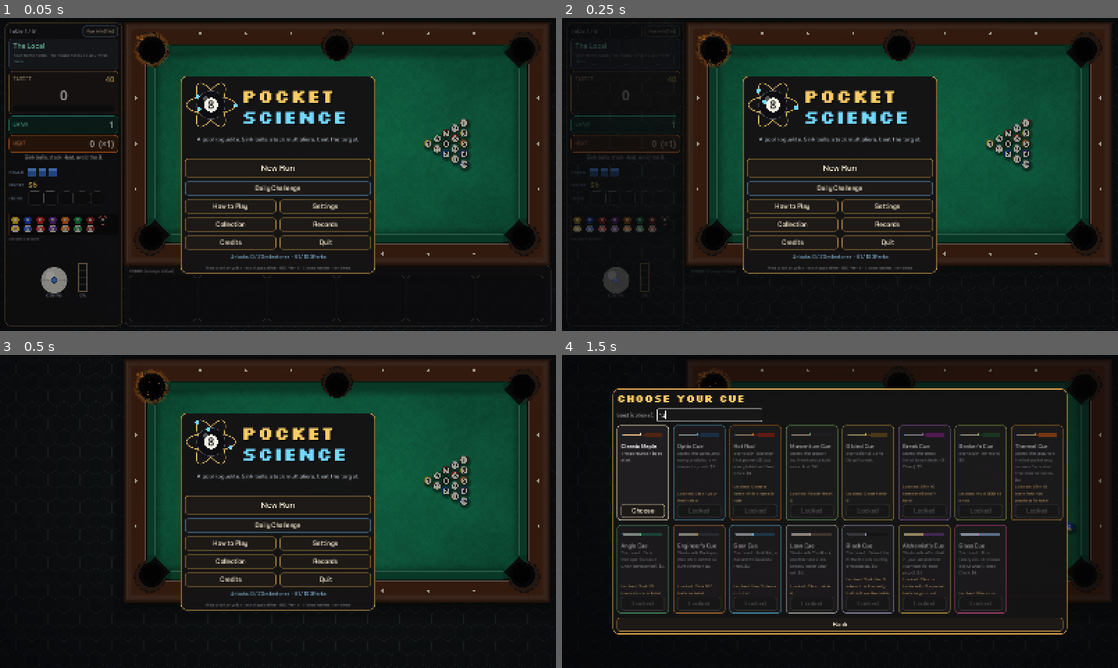
Above: before the commit, frames 1-4 (two rows, left to right).
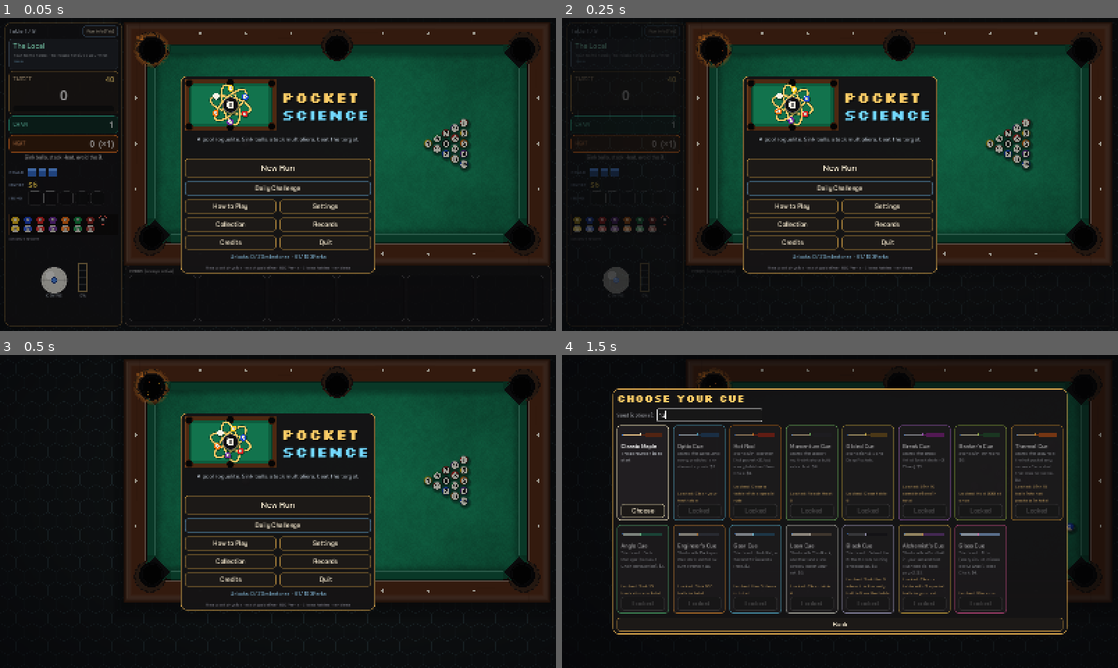
Above: after the commit, the same moments.

Repository: jordanbenjaminmitchell/pocket-science
Game: Godot game, scene res://main.tscn
Two runs of this game, one before a commit and one after it. Both use one fixed random seed, a clock stepped at 60 frames per second and the inputs below.
Inputs (mouse positions are in pixels of both pictures, inside the frame that each line leads up to):
- Up to frame 1 (0.05 s): no input
- Up to frame 2 (0.25 s): no input
- Up to frame 3 (0.5 s): no input
- Up to frame 4 (1.5 s): click "New Run" at 0.5 s; click (712, 414) at 1.27 s; type "12" at 1.35 s

The runs differ from the first frame. In frame 1, 3.3% of the frame differs, in the area x 33-66%, y 19-36%; in frame 2, 3.3%; in frame 3, 3.3%; in frame 4, nothing differs.

Commit message:
Carbon-atom logo: 8-ball nucleus, pool-ball electrons, table title mark
The app icon and title logo are now a carbon atom: a small 8-ball nucleus
inside three long, thin orbits 60 degrees apart, with six electrons (the
1- to 5-balls and the cue ball), evenly spaced along the rings. On the
title screen the atom sits on a little pool table with six pockets, and
the balls circle on their orbits, passing behind the 8-ball on the far
side.

Co-Authored-By: Claude Opus 5.5 <noreply@anthropic.com>

Diff:
--- a/src/ui/logo_art.gd
+++ b/src/ui/logo_art.gd
@@ -1,15 +1,41 @@
 class_name LogoArt
 extends Control
-## The Pocket Science mark: a black 8-ball as the nucleus of an atom, with three
-## electron orbits. With a font set it also draws the wordmark beside it.
+## The Pocket Science mark, matching the app icon (tools/make_icon.gd): a carbon
+## atom on a little pool table. The 8-ball is the nucleus inside three long,
+## thin orbits 60 degrees apart, and the 1- to 5-balls and the cue ball are its 6 electrons, two
+## per orbit. Every electron is at the same point along its own orbit and they
+## all move at one speed, so they stay evenly spaced and always on their track.
+## Electrons on the far half of an orbit pass behind the 8-ball.
+## With a font set it also draws the wordmark beside the table.
+
+## In icon units (the icon's orbits are 32 wide on a 108 grid).
+const ORBIT_RX := 32.0
+const ORBIT_RY := 12.0
+const ORBITS := [15.0, 75.0, 135.0]
+const ELECTRON_AT := 36.0
+const NUCLEUS_R := 11.5
+const ELECTRON_R := 5.0
+## The sixth electron is the cue ball rather than the 6-ball.
+const CUE := 6
+## Table width over height.
+const TABLE_ASPECT := 1.75
 
 var font: Font
 var t := 0.0
 var animate := true
+## Ball number for each [orbit, side] slot, numbered clockwise from the top.
+var _numbers := []
 
 
 func _ready() -> void:
 	mouse_filter = Control.MOUSE_FILTER_IGNORE
+	var slots := []
+	for k in 6:
+		slots.append([k, _local(k, 0.0)])
+	slots.sort_custom(func(p, q): return fposmod(p[1].angle() + PI * 0.5, TAU) < fposmod(q[1].angle() + PI * 0.5, TAU))
+	_numbers.resize(6)
+	for i in slots.size():
+		_numbers[slots[i][0]] = i + 1
 
 
 func _process(delta: float) -> void:
@@ -18,42 +44,102 @@
 		queue_redraw()
 
 
-func _orbit(c: Vector2, a: float, b: float, rot: float) -> PackedVector2Array:
+## Electron k's offset from the nucleus in icon units, and its orbit parameter.
+## k / 2 picks the orbit, k % 2 the side.
+func _param(k: int, phase: float) -> float:
+	return deg_to_rad(ELECTRON_AT) + (k % 2) * PI + phase
+
+
+func _local(k: int, phase: float) -> Vector2:
+	var th := _param(k, phase)
+	return Vector2(ORBIT_RX * cos(th), ORBIT_RY * sin(th)).rotated(deg_to_rad(ORBITS[k / 2]))
+
+
+func _orbit(c: Vector2, u: float, rot: float) -> PackedVector2Array:
 	var pts := PackedVector2Array()
-	for i in 65:
-		var th := TAU * i / 64.0
-		pts.append(c + Vector2(cos(th) * a, sin(th) * b).rotated(rot))
+	for i in 97:
+		var th := TAU * i / 96.0
+		pts.append(c + Vector2(cos(th) * ORBIT_RX, sin(th) * ORBIT_RY).rotated(rot) * u)
 	return pts
 
 
 func _draw() -> void:
 	var h := size.y
-	var r := h * 0.27
-	var c := Vector2(h * 0.5, h * 0.5) if font else size * 0.5
+	var tw := h * TABLE_ASPECT
+	var origin := Vector2.ZERO if font else Vector2((size.x - tw) * 0.5, 0.0)
+	var c := origin + Vector2(tw, h) * 0.5
+	_table(Rect2(origin, Vector2(tw, h)))
+	var rail := h * 0.085
+	# The tallest orbit just fits the felt.
+	var u := (h * 0.5 - rail - h * 0.03) / (ORBIT_RX * 0.98)
 	var gold := Color(0.98, 0.8, 0.4)
-	var a := h * 0.47
-	var b := h * 0.17
-	var orbits := [0.0, PI / 3.0, -PI / 3.0]
-	for rot: float in orbits:
-		draw_polyline(_orbit(c, a, b, rot), Color(gold, 0.85), maxf(1.5, h * 0.018), true)
-	# 8-ball nucleus.
+	for rot: float in ORBITS:
+		var pts := _orbit(c, u, deg_to_rad(rot))
+		draw_polyline(pts, Color(0.01, 0.16, 0.11, 0.6), maxf(2.5, 4.4 * u), true)
+		draw_polyline(pts, gold, maxf(1.5, 2.6 * u), true)
+	var phase := t * 0.6
+	var num_font: Font = ThemeDB.fallback_font   # the wordmark is pixel art, numbers stay smooth
+	# Far electrons first, then the 8-ball, then near ones.
+	for k in 6:
+		if sin(_param(k, phase)) < 0.0:
+			_electron(num_font, c + _local(k, phase) * u, u, _numbers[k])
+	_eight_ball(num_font, c, NUCLEUS_R * u)
+	for k in 6:
+		if sin(_param(k, phase)) >= 0.0:
+			_electron(num_font, c + _local(k, phase) * u, u, _numbers[k])
+	if font == null:
+		return
+	# Wordmark, sized to fit beside the table.
+	var x := origin.x + tw + h * 0.1
+	var big := int(h * 0.36)
+	var widest := font.get_string_size("SCIENCE", HORIZONTAL_ALIGNMENT_LEFT, -1, big).x
+	if widest > size.x - x:
+		big = int(big * (size.x - x) / widest)
+	for row in [["POCKET", h * 0.5 - big * 0.12, gold], ["SCIENCE", h * 0.5 + big * 0.98, Color(0.45, 0.85, 1.0)]]:
+		draw_string(font, Vector2(x + 3, row[1] + 4), row[0], HORIZONTAL_ALIGNMENT_LEFT, -1, big, Color(0, 0, 0, 0.6))
+		draw_string(font, Vector2(x, row[1]), row[0], HORIZONTAL_ALIGNMENT_LEFT, -1, big, row[2])
+
+
+## Wood rails, cushions, felt and six pockets.
+func _table(r: Rect2) -> void:
+	var h := r.size.y
+	var rail := h * 0.085
+	draw_rect(r, Color(0.3, 0.16, 0.07))
+	draw_rect(r.grow(-h * 0.012), Color(0.42, 0.23, 0.1), false, maxf(1.0, h * 0.01))
+	var felt := r.grow(-rail)
+	draw_rect(felt, Color(0.05, 0.36, 0.24))
+	draw_rect(felt.grow(-h * 0.06), Color(0.07, 0.45, 0.3))
+	draw_rect(felt, Color(0.03, 0.26, 0.17), false, maxf(1.5, h * 0.022))
+	var pr := h * 0.062
+	for p in [felt.position, Vector2(felt.end.x, felt.position.y), felt.end, Vector2(felt.position.x, felt.end.y),
+			Vector2(felt.get_center().x, felt.position.y - pr * 0.25), Vector2(felt.get_center().x, felt.end.y + pr * 0.25)]:
+		draw_circle(p, pr * 1.2, Color(0.2, 0.1, 0.04))
+		draw_circle(p, pr, Color(0.02, 0.02, 0.02))
+
+
+func _eight_ball(f: Font, c: Vector2, r: float) -> void:
+	draw_circle(c + Vector2(r * 0.12, r * 0.25), r * 1.15, Color(0.0, 0.12, 0.08, 0.45))
 	draw_circle(c, r, Color(0.05, 0.05, 0.07))
-	draw_arc(c, r, 0.0, TAU, 48, Color(0.3, 0.3, 0.36), maxf(1.0, h * 0.01), true)
+	draw_arc(c, r, 0.0, TAU, 48, Color(0.3, 0.3, 0.36), maxf(1.0, r * 0.06), true)
 	draw_circle(c + Vector2(-r * 0.36, -r * 0.42), r * 0.2, Color(1, 1, 1, 0.3))
 	draw_circle(c, r * 0.5, Color(0.97, 0.95, 0.9))
-	var num_font: Font = ThemeDB.fallback_font   # the wordmark is pixel art, numbers stay smooth
-	var fs := int(r * 0.8)
-	var w := num_font.get_string_size("8", HORIZONTAL_ALIGNMENT_LEFT, -1, fs).x
-	draw_string(num_font, c + Vector2(-w * 0.5, fs * 0.36), "8", HORIZONTAL_ALIGNMENT_LEFT, -1, fs, Color(0.06, 0.06, 0.08))
-	# Electrons.
-	for k in orbits.size():
-		var th: float = t * (1.3 + k * 0.25) + k * 2.1
-		var e := c + Vector2(cos(th) * a, sin(th) * b).rotated(orbits[k])
-		draw_circle(e, h * 0.04, Color(0.45, 0.85, 1.0))
-	if font == null:
+	_number(f, c, "8", int(r * 0.8))
+
+
+func _electron(f: Font, e: Vector2, u: float, n: int) -> void:
+	var er := ELECTRON_R * u
+	draw_circle(e + Vector2(0.5, 0.9) * u, er + 0.8 * u, Color(0.01, 0.14, 0.1, 0.6))
+	if n == CUE:
+		draw_circle(e, er, Color(0.97, 0.95, 0.9))
+	else:
+		draw_circle(e, er, Catalog.ball_color(n))
+		draw_circle(e, er * 0.56, Color(0.97, 0.95, 0.9))
+		_number(f, e, str(n), int(er * 0.95))
+	draw_circle(e + Vector2(-2.4, -2.9) * u, 0.9 * u, Color(1, 1, 1, 0.75))
+
+
+func _number(f: Font, at: Vector2, txt: String, fs: int) -> void:
+	if fs < 4:
 		return
-	var x := h * 1.08
-	var big := int(h * 0.36)
-	for row in [["POCKET", h * 0.46, gold], ["SCIENCE", h * 0.86, Color(0.45, 0.85, 1.0)]]:
-		draw_string(font, Vector2(x + 3, row[1] + 4), row[0], HORIZONTAL_ALIGNMENT_LEFT, -1, big, Color(0, 0, 0, 0.6))
-		draw_string(font, Vector2(x, row[1]), row[0], HORIZONTAL_ALIGNMENT_LEFT, -1, big, row[2])
+	var w := f.get_string_size(txt, HORIZONTAL_ALIGNMENT_LEFT, -1, fs).x
+	draw_string(f, at + Vector2(-w * 0.5, fs * 0.36), txt, HORIZONTAL_ALIGNMENT_LEFT, -1, fs, Color(0.06, 0.06, 0.08))
--- a/tools/make_icon.gd
+++ b/tools/make_icon.gd
@@ -4,26 +4,59 @@
 ##
 ## The scene uses Android's adaptive icon grid: 108 units across, of which a
 ## launcher mask shows the middle 72 and only a radius of 33 is always safe.
+##
+## The mark is a carbon atom: a small 8-ball nucleus inside three long, thin
+## orbits 60 degrees apart, and 6 electrons, the 1- to 5-balls and the cue ball, two on each
+## orbit. Every electron sits at the same point along its own orbit, so the six
+## are evenly spaced around the nucleus.
+##
+## For previews, set PS_ICON_OUT to a folder to write there instead of assets/.
 
 const C := 54.0
-const ORBIT_RX := 31.0
-const ORBIT_RY := 12.5
-const ORBIT_ANGLES := [0.0, 60.0, -60.0]
-const BALL_R := 19.0
-## Per orbit: where its ball sits (degrees around the ellipse) and its colours.
-const ELECTRONS := [
-	[198.0, "#ffffff", "#e6dfca"],
-	[160.0, "#ff5a4f", "#a3121b"],
-	[20.0, "#4fa8ff", "#1147a8"],
-]
+const ORBIT_RX := 32.0
+const ORBIT_RY := 12.0
+const ORBIT_ANGLES := [15.0, 75.0, 135.0]
+## Where the electrons sit along each orbit, in degrees from the orbit's tip.
+const ELECTRON_AT := 36.0
+const BALL_R := 11.5
+const ELECTRON_R := 5.0
+## Ball colours by number: light and dark.
+const BALL_COLOURS := {
+	1: ["#ffd84a", "#a87a04"], 2: ["#4f8ff0", "#0f2f80"], 3: ["#ff4f45", "#8a0f12"],
+	4: ["#9a5ae0", "#3a1470"], 5: ["#ff9a3c", "#a43e00"], 6: ["#ffffff", "#d6cfb8"],
+}
+## The sixth electron is the cue ball: plain white, no number.
+const CUE := 6
+## Number glyphs as stroked paths, 7 units tall, centred on 0,0.
+const DIGITS := {
+	1: "M-1.4,-2.3 L0,-3.5 L0,3.5",
+	2: "M-2,-1.8 C-2,-3.8 2.1,-3.8 2.1,-1.6 C2.1,0 -2,1.6 -2,3.5 L2.2,3.5",
+	3: "M-2,-3.5 L2,-3.5 L-0.3,-0.6 C2.6,-0.8 2.6,3.6 -0.1,3.6 C-1.2,3.6 -1.9,3.1 -2.2,2.6",
+	4: "M1.1,3.5 L1.1,-3.5 L-2.3,1.5 L2.4,1.5",
+	5: "M2,-3.5 L-1.6,-3.5 L-2,-0.1 C0.8,-1.5 2.5,-0.2 2.3,1.6 C2.1,3.7 -0.9,4.1 -2.2,2.8",
+}
+
+var out_dir := "res://assets"
+## [position, number, light colour, dark colour], numbered clockwise from the top.
+var ELECTRONS := []
 
 
 func _initialize() -> void:
+	var spots := []
+	for a in ORBIT_ANGLES:
+		for side in [0.0, 180.0]:
+			var t := deg_to_rad(ELECTRON_AT + side)
+			spots.append(Vector2(C, C) + Vector2(ORBIT_RX * cos(t), ORBIT_RY * sin(t)).rotated(deg_to_rad(a)))
+	spots.sort_custom(func(p, q): return fposmod((p - Vector2(C, C)).angle() + PI * 0.5, TAU) < fposmod((q - Vector2(C, C)).angle() + PI * 0.5, TAU))
+	for i in spots.size():
+		ELECTRONS.append([spots[i], i + 1, BALL_COLOURS[i + 1][0], BALL_COLOURS[i + 1][1]])
+	if OS.get_environment("PS_ICON_OUT") != "":
+		out_dir = OS.get_environment("PS_ICON_OUT")
 	var failed := 0
-	failed += _save(_render(_felt(true) + _art(), "18 18 72 72", 512), "res://assets/icon.png")
-	failed += _save(_render(_art(), "0 0 108 108", 432), "res://assets/icon/foreground.png")
-	failed += _save(_render(_felt(false), "0 0 108 108", 432), "res://assets/icon/background.png")
-	failed += _save(_to_alpha(_render(_mono(), "0 0 108 108", 432)), "res://assets/icon/monochrome.png")
+	failed += _save(_render(_felt(true) + _art(), "18 18 72 72", 512), out_dir + "/icon.png")
+	failed += _save(_render(_art(), "0 0 108 108", 432), out_dir + "/icon/foreground.png")
+	failed += _save(_render(_felt(false), "0 0 108 108", 432), out_dir + "/icon/background.png")
+	failed += _save(_to_alpha(_render(_mono(), "0 0 108 108", 432)), out_dir + "/icon/monochrome.png")
 	print("ICON DONE, failures: ", failed)
 	quit(1 if failed > 0 else 0)
 
@@ -37,33 +70,40 @@
 
 
 func _save(img: Image, path: String) -> int:
-	DirAccess.make_dir_recursive_absolute(ProjectSettings.globalize_path(path.get_base_dir()))
-	return 1 if img.is_empty() or img.save_png(path) != OK else 0
+	var abs_path := ProjectSettings.globalize_path(path)
+	DirAccess.make_dir_recursive_absolute(abs_path.get_base_dir())
+	return 1 if img.is_empty() or img.save_png(abs_path) != OK else 0
+
+
+## Scale from the original 19-unit 8-ball, so the 8 and its shine keep their proportions.
+func _s() -> float:
+	return BALL_R / 19.0
 
 
 func _defs() -> String:
+	var s := _s()
 	var defs := """<defs>
 	<radialGradient id="felt" gradientUnits="userSpaceOnUse" cx="54" cy="44" r="58">
 		<stop offset="0" stop-color="#27b67c"/><stop offset="0.55" stop-color="#128259"/><stop offset="1" stop-color="#07493a"/>
 	</radialGradient>
-	<radialGradient id="ball" gradientUnits="userSpaceOnUse" cx="47" cy="45" r="30">
+	<radialGradient id="ball" gradientUnits="userSpaceOnUse" cx="%.2f" cy="%.2f" r="%.2f">
 		<stop offset="0" stop-color="#55556a"/><stop offset="0.4" stop-color="#1b1b24"/><stop offset="1" stop-color="#040406"/>
 	</radialGradient>
-	<radialGradient id="rim" gradientUnits="userSpaceOnUse" cx="50" cy="50" r="24.5">
+	<radialGradient id="rim" gradientUnits="userSpaceOnUse" cx="%.2f" cy="%.2f" r="%.2f">
 		<stop offset="0.76" stop-color="#7fb6e6" stop-opacity="0"/><stop offset="1" stop-color="#7fb6e6" stop-opacity="0.7"/>
 	</radialGradient>
 	<radialGradient id="shine" cx="0.5" cy="0.5" r="0.5">
 		<stop offset="0" stop-color="#ffffff" stop-opacity="0.85"/><stop offset="1" stop-color="#ffffff" stop-opacity="0"/>
 	</radialGradient>
-	<radialGradient id="drop" gradientUnits="userSpaceOnUse" cx="56" cy="59" r="24">
+	<radialGradient id="drop" gradientUnits="userSpaceOnUse" cx="%.2f" cy="%.2f" r="%.2f">
 		<stop offset="0.7" stop-color="#02241b" stop-opacity="0.65"/><stop offset="1" stop-color="#02241b" stop-opacity="0"/>
-	</radialGradient>"""
+	</radialGradient>""" % [C - 7.0 * s, C - 9.0 * s, 30.0 * s, C - 4.0 * s, C - 4.0 * s, 24.5 * s, C + 2.0 * s, C + 5.0 * s, 24.0 * s]
 	for i in ELECTRONS.size():
 		var p := _electron_pos(i)
 		defs += """
-	<radialGradient id="e%d" gradientUnits="userSpaceOnUse" cx="%.2f" cy="%.2f" r="7.5">
+	<radialGradient id="e%d" gradientUnits="userSpaceOnUse" cx="%.2f" cy="%.2f" r="%.2f">
 		<stop offset="0" stop-color="%s"/><stop offset="1" stop-color="%s"/>
-	</radialGradient>""" % [i, p.x - 1.5, p.y - 1.8, ELECTRONS[i][1], ELECTRONS[i][2]]
+	</radialGradient>""" % [i, p.x - 1.6, p.y - 1.9, ELECTRON_R * 1.6, ELECTRONS[i][2], ELECTRONS[i][3]]
 	return defs + "</defs>"
 
 
@@ -72,9 +112,9 @@
 		else '<rect width="108" height="108" fill="url(#felt)"/>'
 
 
+## Where electron i sits (worked out in _initialize).
 func _electron_pos(i: int) -> Vector2:
-	var t := deg_to_rad(float(ELECTRONS[i][0]))
-	return Vector2(C, C) + Vector2(ORBIT_RX * cos(t), ORBIT_RY * sin(t)).rotated(deg_to_rad(ORBIT_ANGLES[i]))
+	return ELECTRONS[i][0]
 
 
 func _orbit(stroke: String, width: float, extra := "") -> String:
@@ -85,25 +125,43 @@
 
 
 func _eight(stroke: String) -> String:
-	var body := '<ellipse cx="54" cy="%.2f" rx="%.2f" ry="%.2f" fill="none" stroke="%s" stroke-width="2.0"/>'
-	return body % [50.55, 2.75, 2.55, stroke] + body % [57.0, 3.35, 3.1, stroke]
+	var s := _s()
+	var body := '<ellipse cx="54" cy="%.2f" rx="%.2f" ry="%.2f" fill="none" stroke="%s" stroke-width="%.2f"/>'
+	return body % [C - 3.45 * s, 2.75 * s, 2.55 * s, stroke, 2.0 * s] + body % [C + 3.0 * s, 3.35 * s, 3.1 * s, stroke, 2.0 * s]
+
+
+func _digit(n: int, p: Vector2, stroke: String) -> String:
+	if not DIGITS.has(n):
+		return ""
+	var k := ELECTRON_R * 0.072
+	return '<path d="%s" transform="translate(%.2f %.2f) scale(%.3f)" fill="none" stroke="%s" stroke-width="%.2f" stroke-linecap="round" stroke-linejoin="round"/>' % [DIGITS[n], p.x, p.y, k, stroke, 1.25]
+
+
+func _nucleus() -> String:
+	var s := _s()
+	var out := '<circle cx="%.2f" cy="%.2f" r="%.2f" fill="url(#drop)"/>' % [C + 2.0 * s, C + 5.0 * s, 24.0 * s]
+	out += '<circle cx="54" cy="54" r="%.2f" fill="url(#ball)"/>' % BALL_R
+	out += '<circle cx="54" cy="54" r="%.2f" fill="url(#rim)"/>' % BALL_R
+	out += '<circle cx="54" cy="54" r="%.2f" fill="#fff8e8"/>' % (9.7 * s)
+	out += _eight("#101016")
+	var sh := Vector2(C - 8.5 * s, C - 10.5 * s)
+	out += '<ellipse cx="%.2f" cy="%.2f" rx="%.2f" ry="%.2f" transform="rotate(-38 %.2f %.2f)" fill="url(#shine)"/>' % [sh.x, sh.y, 6.8 * s, 3.9 * s, sh.x, sh.y]
+	return out
 
 
 func _art() -> String:
 	var out := _orbit("#02281e", 5.4, 'stroke-opacity="0.6"')
 	out += _orbit("#f7bf45", 3.3)
 	out += _orbit("#ffe9ad", 0.9)
-	out += '<circle cx="56" cy="59" r="24" fill="url(#drop)"/>'
-	out += '<circle cx="54" cy="54" r="%.1f" fill="url(#ball)"/>' % BALL_R
-	out += '<circle cx="54" cy="54" r="%.1f" fill="url(#rim)"/>' % BALL_R
-	out += '<circle cx="54" cy="54" r="9.7" fill="#fff8e8"/>'
-	out += _eight("#101016")
-	out += '<ellipse cx="45.5" cy="43.5" rx="6.8" ry="3.9" transform="rotate(-38 45.5 43.5)" fill="url(#shine)"/>'
+	out += _nucleus()
 	for i in ELECTRONS.size():
 		var p := _electron_pos(i)
-		out += '<circle cx="%.2f" cy="%.2f" r="5.6" fill="#02241b" fill-opacity="0.55"/>' % [p.x + 0.4, p.y + 0.8]
-		out += '<circle cx="%.2f" cy="%.2f" r="4.8" fill="url(#e%d)"/>' % [p.x, p.y, i]
-		out += '<circle cx="%.2f" cy="%.2f" r="1.2" fill="#ffffff" fill-opacity="0.9"/>' % [p.x - 1.5, p.y - 1.7]
+		out += '<circle cx="%.2f" cy="%.2f" r="%.2f" fill="#02241b" fill-opacity="0.6"/>' % [p.x + 0.5, p.y + 0.9, ELECTRON_R + 0.8]
+		out += '<circle cx="%.2f" cy="%.2f" r="%.2f" fill="url(#e%d)"/>' % [p.x, p.y, ELECTRON_R, i]
+		if ELECTRONS[i][1] != CUE:
+			out += '<circle cx="%.2f" cy="%.2f" r="%.2f" fill="#fff8e8"/>' % [p.x, p.y, ELECTRON_R * 0.56]
+			out += _digit(ELECTRONS[i][1], p, "#101016")
+		out += '<ellipse cx="%.2f" cy="%.2f" rx="1.5" ry="0.8" transform="rotate(-38 %.2f %.2f)" fill="#ffffff" fill-opacity="0.75"/>' % [p.x - 2.4, p.y - 2.9, p.x - 2.4, p.y - 2.9]
 	return out
 
 
@@ -112,14 +170,15 @@
 func _mono() -> String:
 	var out := '<rect width="108" height="108" fill="#000000"/>'
 	out += _orbit("#ffffff", 3.3)
-	out += '<circle cx="54" cy="54" r="%.1f" fill="#000000"/>' % (BALL_R + 2.0)
-	out += '<circle cx="54" cy="54" r="%.1f" fill="#ffffff"/>' % BALL_R
-	out += '<circle cx="54" cy="54" r="9.7" fill="#000000"/>'
+	out += '<circle cx="54" cy="54" r="%.2f" fill="#000000"/>' % (BALL_R + 2.0)
+	out += '<circle cx="54" cy="54" r="%.2f" fill="#ffffff"/>' % BALL_R
+	out += '<circle cx="54" cy="54" r="%.2f" fill="#000000"/>' % (9.7 * _s())
 	out += _eight("#ffffff")
 	for i in ELECTRONS.size():
 		var p := _electron_pos(i)
-		out += '<circle cx="%.2f" cy="%.2f" r="6.6" fill="#000000"/>' % [p.x, p.y]
-		out += '<circle cx="%.2f" cy="%.2f" r="4.8" fill="#ffffff"/>' % [p.x, p.y]
+		out += '<circle cx="%.2f" cy="%.2f" r="%.2f" fill="#000000"/>' % [p.x, p.y, ELECTRON_R + 1.8]
+		out += '<circle cx="%.2f" cy="%.2f" r="%.2f" fill="#ffffff"/>' % [p.x, p.y, ELECTRON_R]
+		out += _digit(ELECTRONS[i][1], p, "#000000")
 	return out
 
 
Binary file changed: assets/icon.png
Binary file changed: assets/icon/foreground.png
Binary file changed: assets/icon/monochrome.png
